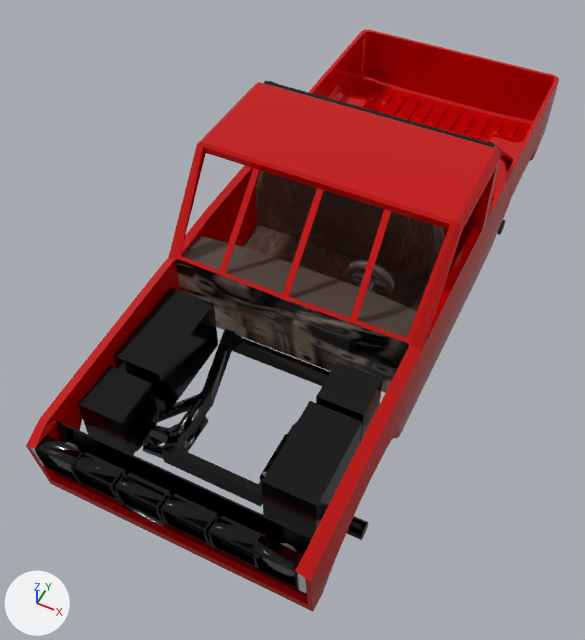
A saved change to the OBJ model assets/cars/pickup/mesh_g1.obj.
Before and after are seen from a 50 mm camera at (1.47, -3.74, 4.08) aimed at (-0.13, -0.54, 0.08). Lighting does not change. The marker at lower left points along +X, +Y and +Z. The first picture is the older version. Where no turn or scale is listed for an object, it has been applied to the vertices.

Names of what the first picture shows: 'body'.
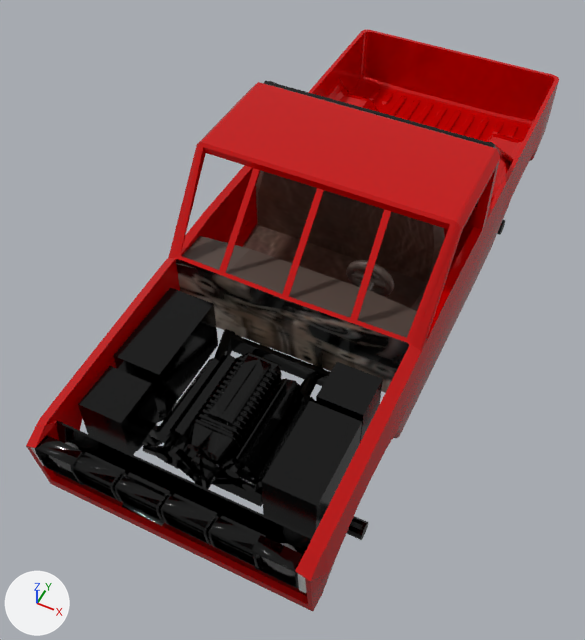
Where the change shows, as pixel boxes (x1, y1, x2, y2) in the pictures (585 x 640 px):
'motor', added: after (154, 344, 323, 493)

The change, as a diff of the scene's bpy script:
```diff
--- a/assets/cars/pickup/mesh_g1.obj.py
+++ b/assets/cars/pickup/mesh_g1.obj.py
@@ me_motor @@
+me_motor.from_pydata(...)  # 3385 vertices, 4023 faces; spans x -0.357..0.371, y -1.944..-0.8, z 0.027..0.52
+me_motor.materials.append(mat_material_002)  # picture img_texture_png
@@ ob_motor @@
+ob_motor = bpy.data.objects.new('motor', me_motor)
+ob_motor.location = (0.0, 0.0, 0.0)
```
